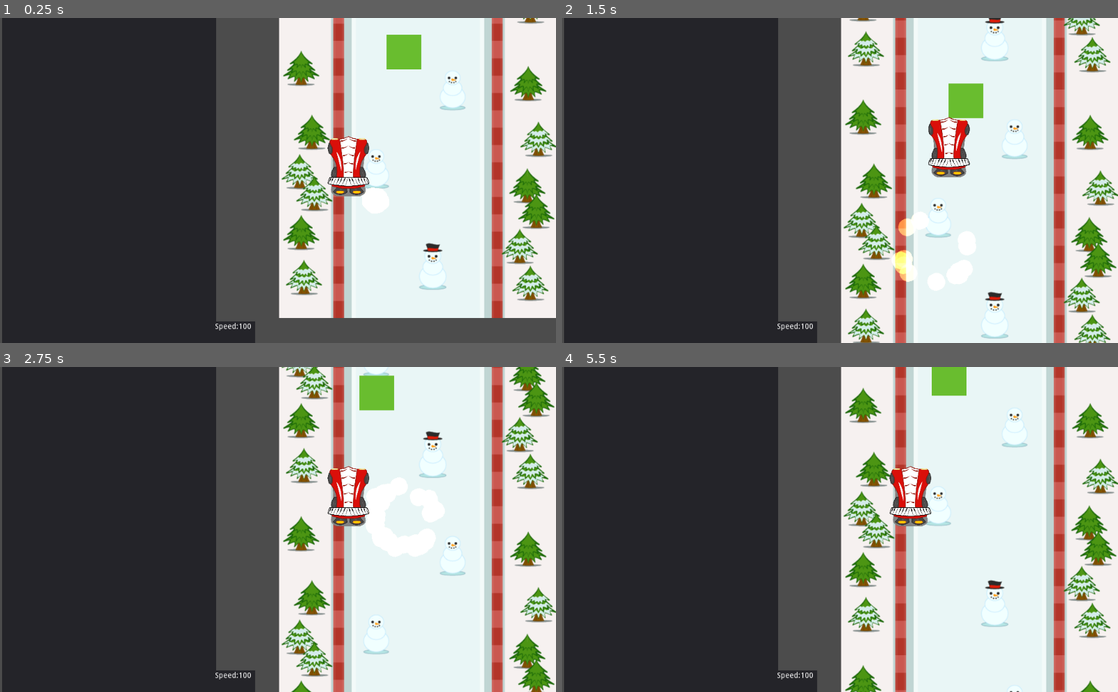
Above: before the commit, frames 1-4 (two rows, left to right).
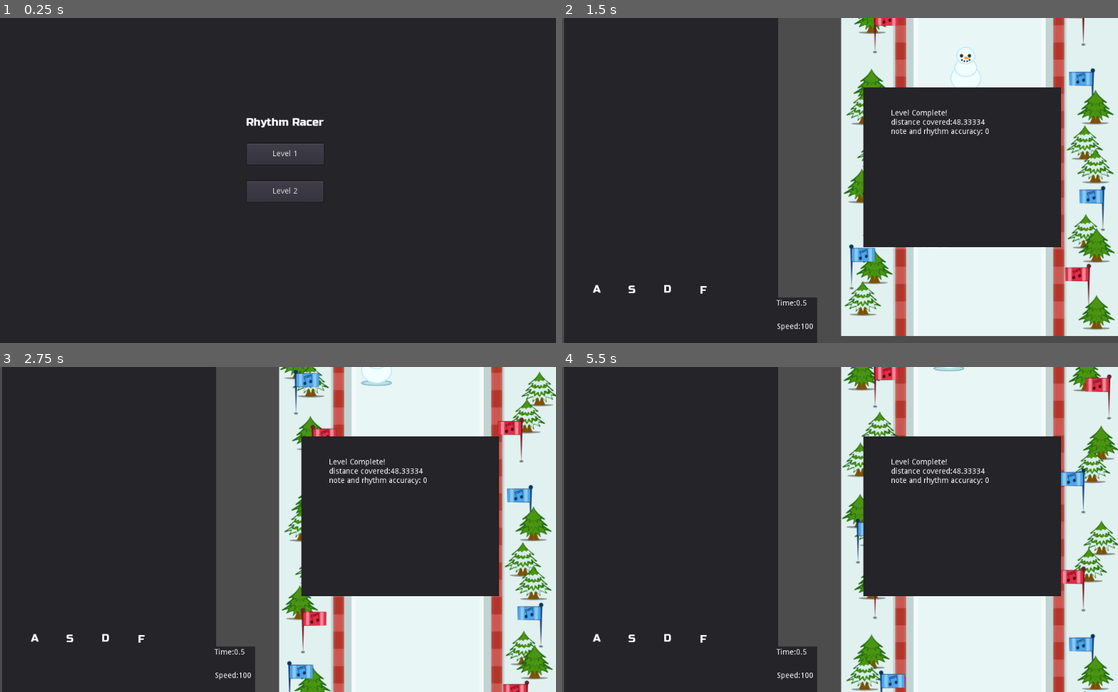
Above: after the commit, the same moments.

Repository: JoshKomie/rhythm_racer
Game: Godot game, scene res://scenes/menu.tscn
Two runs of this game, one before a commit and one after it. Both use one fixed random seed, a clock stepped at 60 frames per second and the inputs below. Before the commit the project starts from res://scenes/game.tscn. Sound files missing from this copy of the repository are replaced by a short silence.
Inputs (mouse positions are in pixels of both pictures, inside the frame that each line leads up to):
- Up to frame 1 (0.25 s): no input
- Up to frame 2 (1.5 s): click (845, 190) at 0.5 s, where only the run after the commit has a clickable "Level 2"; move the mouse to (962, 164) at 1.27 s; hold A (note1) from 1.28 s (still down)
- Up to frame 3 (2.75 s): move the mouse to (166, 545) at 2.02 s; release A (note1) at 2.03 s; tap S (note2) at 2.1 s
- Up to frame 4 (5.5 s): move the mouse to (895, 458) at 2.77 s; hold D (note3) 2.78-3.53 s; move the mouse to (812, 594) at 3.52 s; tap F (note4) at 3.6 s; move the mouse to (1006, 578) at 4.27 s; hold A (note1) 4.28-5.03 s; move the mouse to (673, 480) at 5.02 s; tap S (note2) at 5.1 s

The runs differ from the first frame. In frame 1, 60% of the frame differs, in the area x 0-100%, y 0-100%; in frame 2, 27%; in frame 3, 27%; in frame 4, 27%.

Commit message:
add end of level success message, new sprites, menu, keyboard code indicators

Diff:
--- /dev/null
+++ b/fonts/russo_large.tres
@@ -0,0 +1,11 @@
+[gd_resource type="DynamicFont" load_steps=2 format=2]
+
+[ext_resource path="res://fonts/Russo_One.ttf" type="DynamicFontData" id=1]
+
+[resource]
+
+size = 20
+use_mipmaps = true
+use_filter = true
+font_data = ExtResource( 1 )
+_sections_unfolded = [ "Extra Spacing", "Font" ]
--- a/project.godot
+++ b/project.godot
@@ -11,7 +11,7 @@
 [application]
 
 config/name="Rhythm Racing"
-run/main_scene="res://scenes/game.tscn"
+run/main_scene="res://scenes/menu.tscn"
 config/icon="res://icon.png"
 
 [editor]
--- a/scenes/car.tscn
+++ b/scenes/car.tscn
@@ -8,13 +8,13 @@
 custom_solver_bias = 0.0
 extents = Vector2( 10, 10 )
 
-[node name="car" type="Node2D"]
+[node name="car" type="Node2D" index="0"]
 
 script = ExtResource( 1 )
 
 [node name="Sprite" type="Sprite" parent="." index="0"]
 
-scale = Vector2( 0.25, 0.25 )
+position = Vector2( -3.31711, 0 )
 texture = ExtResource( 2 )
 _sections_unfolded = [ "Transform" ]
 
--- a/scenes/game.tscn
+++ b/scenes/game.tscn
@@ -1,11 +1,27 @@
-[gd_scene load_steps=5 format=2]
+[gd_scene load_steps=8 format=2]
 
 [ext_resource path="res://scenes/racing.tscn" type="PackedScene" id=1]
 [ext_resource path="res://scripts/canvas_layer.gd" type="Script" id=2]
 [ext_resource path="res://scenes/music_reader.tscn" type="PackedScene" id=3]
 [ext_resource path="res://scripts/message.gd" type="Script" id=4]
-
-[node name="Node" type="Node"]
+[ext_resource path="res://fonts/Russo_One.ttf" type="DynamicFontData" id=5]
+
+[sub_resource type="StyleBoxEmpty" id=1]
+
+content_margin_left = -1.0
+content_margin_right = -1.0
+content_margin_top = -1.0
+content_margin_bottom = -1.0
+
+[sub_resource type="DynamicFont" id=2]
+
+size = 20
+use_mipmaps = true
+use_filter = true
+font_data = ExtResource( 5 )
+_sections_unfolded = [ "Extra Spacing", "Font" ]
+
+[node name="Node" type="Node" index="0"]
 
 [node name="racing_area" parent="." index="0" instance=ExtResource( 1 )]
 
@@ -22,6 +38,7 @@
 
 [node name="music_panel" type="Panel" parent="CanvasLayer" index="0"]
 
+editor/display_folded = true
 anchor_left = 0.0
 anchor_top = 0.0
 anchor_right = 0.0
@@ -66,7 +83,7 @@
 anchor_right = 0.0
 anchor_bottom = 0.0
 margin_left = 390.0
-margin_top = 560.0
+margin_top = 516.0
 margin_right = 470.0
 margin_bottom = 600.0
 rect_pivot_offset = Vector2( 0, 0 )
@@ -95,3 +112,158 @@
 percent_visible = 1.0
 lines_skipped = 0
 max_lines_visible = -1
+
+[node name="time" type="Label" parent="CanvasLayer" index="3"]
+
+anchor_left = 0.0
+anchor_top = 0.0
+anchor_right = 0.0
+anchor_bottom = 0.0
+margin_left = 395.337
+margin_top = 519.878
+margin_right = 463.337
+margin_bottom = 556.878
+rect_pivot_offset = Vector2( 0, 0 )
+rect_clip_content = false
+mouse_filter = 2
+mouse_default_cursor_shape = 0
+size_flags_horizontal = 1
+size_flags_vertical = 4
+percent_visible = 1.0
+lines_skipped = 0
+max_lines_visible = -1
+
+[node name="level_over_panel" type="Panel" parent="CanvasLayer" index="4"]
+
+editor/display_folded = true
+visible = false
+anchor_left = 0.0
+anchor_top = 0.0
+anchor_right = 0.0
+anchor_bottom = 0.0
+margin_left = 554.595
+margin_top = 127.706
+margin_right = 918.595
+margin_bottom = 422.706
+rect_pivot_offset = Vector2( 0, 0 )
+rect_clip_content = false
+mouse_filter = 0
+mouse_default_cursor_shape = 0
+size_flags_horizontal = 1
+size_flags_vertical = 1
+
+[node name="level_over" type="Label" parent="CanvasLayer/level_over_panel" index="0"]
+
+anchor_left = 0.0
+anchor_top = 0.0
+anchor_right = 0.0
+anchor_bottom = 0.0
+margin_left = 51.167
+margin_top = 40.6853
+margin_right = 287.167
+margin_bottom = 135.685
+rect_pivot_offset = Vector2( 0, 0 )
+rect_clip_content = false
+mouse_filter = 2
+mouse_default_cursor_shape = 0
+size_flags_horizontal = 1
+size_flags_vertical = 4
+percent_visible = 1.0
+lines_skipped = 0
+max_lines_visible = -1
+
+[node name="A" type="Label" parent="CanvasLayer" index="5"]
+
+anchor_left = 0.0
+anchor_top = 0.0
+anchor_right = 0.0
+anchor_bottom = 0.0
+margin_left = 57.0487
+margin_top = 488.337
+margin_right = 76.0487
+margin_bottom = 524.337
+rect_pivot_offset = Vector2( 0, 0 )
+rect_clip_content = false
+mouse_filter = 2
+mouse_default_cursor_shape = 0
+size_flags_horizontal = 1
+size_flags_vertical = 5
+custom_styles/normal = SubResource( 1 )
+custom_fonts/font = SubResource( 2 )
+text = "A"
+percent_visible = 1.0
+lines_skipped = 0
+max_lines_visible = -1
+_sections_unfolded = [ "BBCode", "Material", "Rect", "Theme", "Visibility", "custom_colors", "custom_fonts" ]
+
+[node name="A2" type="Label" parent="CanvasLayer" index="6"]
+
+anchor_left = 0.0
+anchor_top = 0.0
+anchor_right = 0.0
+anchor_bottom = 0.0
+margin_left = 121.712
+margin_top = 488.673
+margin_right = 185.712
+margin_bottom = 978.673
+rect_pivot_offset = Vector2( 0, 0 )
+rect_clip_content = false
+mouse_filter = 2
+mouse_default_cursor_shape = 0
+size_flags_horizontal = 1
+size_flags_vertical = 5
+custom_styles/normal = SubResource( 1 )
+custom_fonts/font = SubResource( 2 )
+text = "S"
+percent_visible = 1.0
+lines_skipped = 0
+max_lines_visible = -1
+_sections_unfolded = [ "BBCode", "Rect", "Theme", "custom_colors", "custom_fonts" ]
+
+[node name="A3" type="Label" parent="CanvasLayer" index="7"]
+
+anchor_left = 0.0
+anchor_top = 0.0
+anchor_right = 0.0
+anchor_bottom = 0.0
+margin_left = 187.049
+margin_top = 488.01
+margin_right = 206.049
+margin_bottom = 524.01
+rect_pivot_offset = Vector2( 0, 0 )
+rect_clip_content = false
+mouse_filter = 2
+mouse_default_cursor_shape = 0
+size_flags_horizontal = 1
+size_flags_vertical = 5
+custom_styles/normal = SubResource( 1 )
+custom_fonts/font = SubResource( 2 )
+text = "D"
+percent_visible = 1.0
+lines_skipped = 0
+max_lines_visible = -1
+_sections_unfolded = [ "BBCode", "Rect", "Theme", "custom_colors", "custom_fonts" ]
+
+[node name="A4" type="Label" parent="CanvasLayer" index="8"]
+
+anchor_left = 0.0
+anchor_top = 0.0
+anchor_right = 0.0
+anchor_bottom = 0.0
+margin_left = 253.702
+margin_top = 489.673
+margin_right = 272.702
+margin_bottom = 525.673
+rect_pivot_offset = Vector2( 0, 0 )
+rect_clip_content = false
+mouse_filter = 2
+mouse_default_cursor_shape = 0
+size_flags_horizontal = 1
+size_flags_vertical = 5
+custom_styles/normal = SubResource( 1 )
+custom_fonts/font = SubResource( 2 )
+text = "F"
+percent_visible = 1.0
+lines_skipped = 0
+max_lines_visible = -1
+_sections_unfolded = [ "BBCode", "Rect", "Theme", "custom_colors", "custom_fonts" ]
--- /dev/null
+++ b/scenes/menu.tscn
@@ -0,0 +1,116 @@
+[gd_scene load_steps=4 format=2]
+
+[ext_resource path="res://scripts/menu.gd" type="Script" id=1]
+[ext_resource path="res://fonts/russo_large.tres" type="DynamicFont" id=2]
+
+[sub_resource type="StyleBoxEmpty" id=1]
+
+content_margin_left = -1.0
+content_margin_right = -1.0
+content_margin_top = -1.0
+content_margin_bottom = -1.0
+
+[node name="CanvasLayer" type="CanvasLayer" index="0"]
+
+layer = 1
+offset = Vector2( 0, 0 )
+rotation = 0.0
+scale = Vector2( 1, 1 )
+transform = Transform2D( 1, 0, 0, 1, 0, 0 )
+script = ExtResource( 1 )
+
+[node name="Panel" type="Panel" parent="." index="0"]
+
+anchor_left = 0.0
+anchor_top = 0.0
+anchor_right = 0.0
+anchor_bottom = 0.0
+margin_right = 1030.0
+margin_bottom = 607.0
+rect_pivot_offset = Vector2( 0, 0 )
+rect_clip_content = false
+mouse_filter = 0
+mouse_default_cursor_shape = 0
+size_flags_horizontal = 1
+size_flags_vertical = 1
+
+[node name="Label" type="Label" parent="Panel" index="0"]
+
+anchor_left = 0.0
+anchor_top = 0.0
+anchor_right = 0.0
+anchor_bottom = 0.0
+margin_left = 429.878
+margin_top = 179.569
+margin_right = 619.878
+margin_bottom = 258.569
+rect_pivot_offset = Vector2( 0, 0 )
+rect_clip_content = false
+mouse_filter = 2
+mouse_default_cursor_shape = 0
+size_flags_horizontal = 1
+size_flags_vertical = 4
+custom_styles/normal = SubResource( 1 )
+custom_fonts/font = ExtResource( 2 )
+text = "Rhythm Racer"
+align = 1
+percent_visible = 1.0
+lines_skipped = 0
+max_lines_visible = -1
+_sections_unfolded = [ "custom_fonts", "custom_styles" ]
+
+[node name="Button" type="Button" parent="Panel" index="1"]
+
+anchor_left = 0.0
+anchor_top = 0.0
+anchor_right = 0.0
+anchor_bottom = 0.0
+margin_left = 455.22
+margin_top = 232.245
+margin_right = 596.22
+margin_bottom = 270.245
+rect_pivot_offset = Vector2( 0, 0 )
+rect_clip_content = false
+focus_mode = 2
+mouse_filter = 0
+mouse_default_cursor_shape = 0
+size_flags_horizontal = 1
+size_flags_vertical = 1
+toggle_mode = false
+enabled_focus_mode = 2
+shortcut = null
+group = null
+text = "Level 1"
+flat = false
+align = 1
+_sections_unfolded = [ "Rect" ]
+
+[node name="Button2" type="Button" parent="Panel" index="2"]
+
+anchor_left = 0.0
+anchor_top = 0.0
+anchor_right = 0.0
+anchor_bottom = 0.0
+margin_left = 454.832
+margin_top = 301.0
+margin_right = 595.0
+margin_bottom = 339.0
+rect_pivot_offset = Vector2( 0, 0 )
+rect_clip_content = false
+focus_mode = 2
+mouse_filter = 0
+mouse_default_cursor_shape = 0
+size_flags_horizontal = 1
+size_flags_vertical = 1
+toggle_mode = false
+enabled_focus_mode = 2
+shortcut = null
+group = null
+text = "Level 2"
+flat = false
+align = 1
+_sections_unfolded = [ "Rect" ]
+
+[connection signal="pressed" from="Panel/Button" to="." method="load_level1"]
+
+[connection signal="pressed" from="Panel/Button2" to="." method="load_level2"]
--- a/scenes/music_reader.tscn
+++ b/scenes/music_reader.tscn
@@ -4,7 +4,7 @@
 [ext_resource path="res://levels/test/Rhythm Racer_8_bit_theme.wav" type="AudioStream" id=2]
 [ext_resource path="res://scripts/message.gd" type="Script" id=3]
 
-[node name="music_area" type="Viewport" index="0"]
+[node name="music_area" type="Viewport"]
 
 arvr = false
 size = Vector2( 0, 0 )
@@ -60,6 +60,7 @@
 
 stream = ExtResource( 2 )
 volume_db = 0.0
+pitch_scale = 1.0
 autoplay = false
 mix_target = 0
 bus = "Master"
@@ -95,3 +96,5 @@
 lines_skipped = 0
 max_lines_visible = -1
 script = ExtResource( 3 )
+
+[connection signal="finished" from="AudioStreamPlayer" to="notes_reader" method="audio_finished"]
--- a/scenes/obstacle.tscn
+++ b/scenes/obstacle.tscn
@@ -1,15 +1,16 @@
 [gd_scene load_steps=9 format=2]
 
-[ext_resource path="res://sprites/green_square.png" type="Texture" id=1]
+[ext_resource path="res://sprites/snowman1.png" type="Texture" id=1]
 [ext_resource path="res://scripts/obstacle.gd" type="Script" id=2]
 [ext_resource path="res://sprites/particle.png" type="Texture" id=3]
 
-[sub_resource type="RectangleShape2D" id=1]
+[sub_resource type="CapsuleShape2D" id=1]
 
 custom_solver_bias = 0.0
-extents = Vector2( 10, 10 )
+radius = 10.0
+height = 20.0
 
-[sub_resource type="CanvasItemMaterial" id=5]
+[sub_resource type="CanvasItemMaterial" id=2]
 
 render_priority = 0
 blend_mode = 1
@@ -26,7 +27,7 @@
 gradient = SubResource( 3 )
 width = 2048
 
-[sub_resource type="ParticlesMaterial" id=2]
+[sub_resource type="ParticlesMaterial" id=5]
 
 render_priority = 0
 trail_divisor = 1
@@ -57,7 +58,7 @@
 angle_random = 0.0
 scale = 1.0
 scale_random = 0.0
-color = Color( 0.953125, 0.373245, 0.119141, 1 )
+color = Color( 0.34902, 0.698039, 0.870588, 1 )
 hue_variation = 0.0
 hue_variation_random = 0.0
 anim_speed = 0.0
@@ -72,6 +73,7 @@
 [node name="Sprite" type="Sprite" parent="." index="0"]
 
 texture = ExtResource( 1 )
+_sections_unfolded = [ "Transform" ]
 
 [node name="Area2D" type="Area2D" parent="." index="1"]
 
@@ -86,13 +88,13 @@
 
 [node name="CollisionShape2D" type="CollisionShape2D" parent="Area2D" index="0"]
 
-position = Vector2( -0.0603237, -0.326946 )
-scale = Vector2( 3.20152, 3.19237 )
+position = Vector2( -0.0603342, -3.57906 )
+scale = Vector2( 2.50468, 2.25647 )
 shape = SubResource( 1 )
 
 [node name="Particles2D" type="Particles2D" parent="." index="2"]
 
-material = SubResource( 5 )
+material = SubResource( 2 )
 emitting = false
 amount = 32
 lifetime = 1.3
@@ -106,7 +108,7 @@
 visibility_rect = Rect2( -100, -100, 200, 200 )
 local_coords = true
 draw_order = 0
-process_material = SubResource( 2 )
+process_material = SubResource( 5 )
 texture = ExtResource( 3 )
 normal_map = null
 h_frames = 1
--- /dev/null
+++ b/scenes/test.tscn
@@ -0,0 +1,26 @@
+[gd_scene load_steps=5 format=2]
+
+[ext_resource path="res://sprites/snow_track/track_t1.png" type="Texture" id=1]
+[ext_resource path="res://sprites/snowman1.png" type="Texture" id=2]
+[ext_resource path="res://sprites/snowman2.png" type="Texture" id=3]
+[ext_resource path="res://sprites/car.png" type="Texture" id=4]
+
+[node name="track_t1" type="Sprite" index="0"]
+
+position = Vector2( 8.6475, 22.5921 )
+texture = ExtResource( 1 )
+
+[node name="snowman1" type="Sprite" parent="." index="0"]
+
+position = Vector2( -311.5, -344.455 )
+texture = ExtResource( 2 )
+
+[node name="snowman2" type="Sprite" parent="snowman1" index="0"]
+
+position = Vector2( 601.278, 571.845 )
+texture = ExtResource( 3 )
+
+[node name="car" type="Sprite" parent="snowman1" index="1"]
+
+position = Vector2( 281.718, 1080.62 )
+texture = ExtResource( 4 )
--- a/scenes/track_pieces/snow_track.tscn
+++ b/scenes/track_pieces/snow_track.tscn
@@ -1,9 +1,11 @@
-[gd_scene load_steps=2 format=2]
+[gd_scene load_steps=3 format=2]
 
 [ext_resource path="res://sprites/snow_track_test.png" type="Texture" id=1]
+[ext_resource path="res://scripts/snow_track_sprite.gd" type="Script" id=2]
 
-[node name="track_piece" type="Sprite"]
+[node name="track_piece" type="Sprite" index="0"]
 
 position = Vector2( 0, -250 )
 texture = ExtResource( 1 )
+script = ExtResource( 2 )
 _sections_unfolded = [ "Transform" ]
--- /dev/null
+++ b/scripts/menu.gd
@@ -0,0 +1,23 @@
+extends CanvasLayer
+
+# class member variables go here, for example:
+# var a = 2
+# var b = "textvar"
+
+func _ready():
+	# Called when the node is added to the scene for the first time.
+	# Initialization here
+	pass
+
+#func _process(delta):
+#	# Called every frame. Delta is time since last frame.
+#	# Update game logic here.
+#	pass
+
+
+func load_level1():
+	get_tree().change_scene("res://scenes/game.tscn")
+
+
+func load_level2():
+	get_tree().change_scene("res://scenes/game.tscn")
--- a/scripts/notes_reader.gd
+++ b/scripts/notes_reader.gd
@@ -13,6 +13,9 @@
 var message
 var car
 var speed_label
+var time_label
+var level_over_label
+var level_over_panel
 var hits = []
 
 var level1data = [
@@ -91,6 +94,9 @@
 	message = get_node("./../../message")
 	car = get_tree().get_root().find_node("car", true, false)
 	speed_label = get_node("./../../../speed")
+	time_label = get_node("./../../../time")
+	level_over_label = get_node("./../../../level_over_panel/level_over")
+	level_over_panel = get_node("./../../../level_over_panel")
 	print("sp=", speed_label)
 	audio.play()
 	note_scenes[1] = preload("res://scenes/note_1.tscn")
@@ -127,7 +133,9 @@
 
 func _process(delta):
 	var current_time = audio.get_playback_position()
+
 	timer.text = String(current_time)
+	time_label.text = "Time:" + String(current_time)
 	for data in note_data:
 		if current_time > data.time + input_range && !data.has("hit"):
 			data["hit"] = false
@@ -151,3 +159,23 @@
 					hits.pop_front()
 				car.add_hit(true)
 				data["hit"] = true
+
+
+
+
+
+func audio_finished():
+	var correct = 0
+	var total = 0
+	for data in note_data:
+		if data.has("hit") && data["hit"]:
+			correct += 1
+		total += 1
+
+	level_over_panel.show()
+	var text = "Level Complete!"
+	text += "\n"
+	text += "distance covered:" + String(car.position.y * -1)
+	text += "\n"
+	text += "note and rhythm accuracy: " + String(100 * (float(correct) / float(total)))
+	level_over_label.text = text
--- a/scripts/track.gd
+++ b/scripts/track.gd
@@ -10,7 +10,7 @@
 	for i in range(30):
 		var inst = track_piece.instance()
 		add_child(inst)
-		inst.position.y = -512 * i
+		inst.position.y = -510 * i
 
 	for i in range(60):
 		if randi() % 10 > 1:
Binary file added: fonts/Russo_One.ttf
Not shown, changed: icon.png.import
Binary file added: index.png
Not shown, changed: levels/test/Rhythm Racer_8_bit_theme.wav.import
Not shown, changed: rhythmracing.png.import
Not shown, changed: sprites/blue_square.png.import
Binary file changed: sprites/car.png
Not shown, changed: sprites/car.png.import
Not shown, changed: sprites/green_square.png.import
Not shown, changed: sprites/particle.png.import
Not shown, changed: sprites/red_square.png.import
Binary file changed: sprites/snow_track/track_t1.png
(and 17 more such lines)
